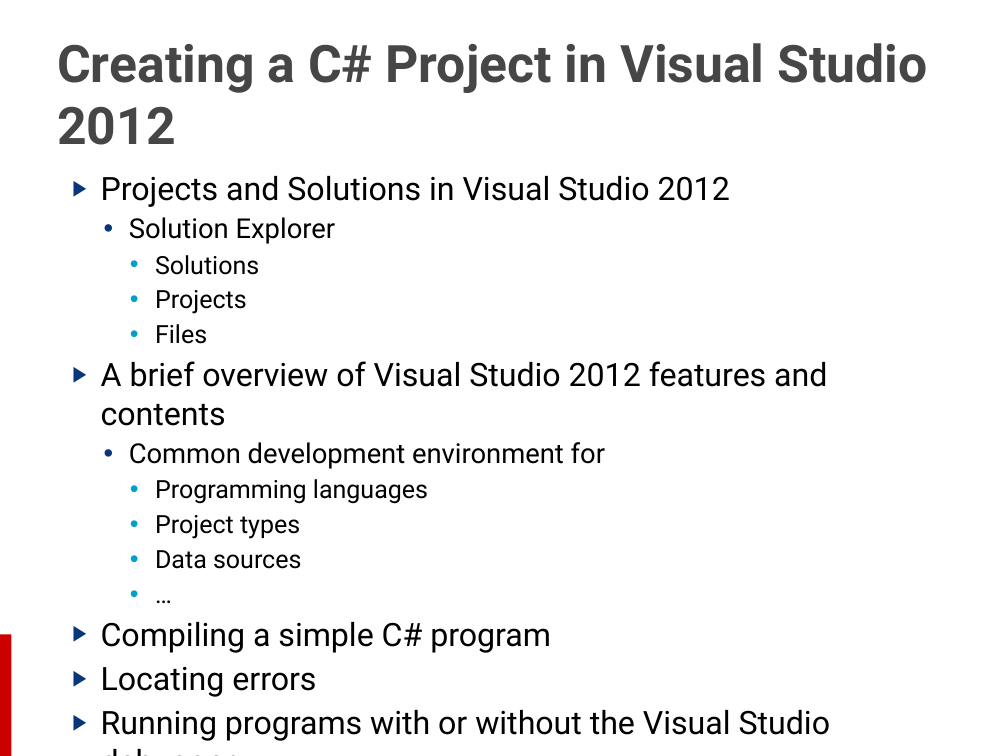
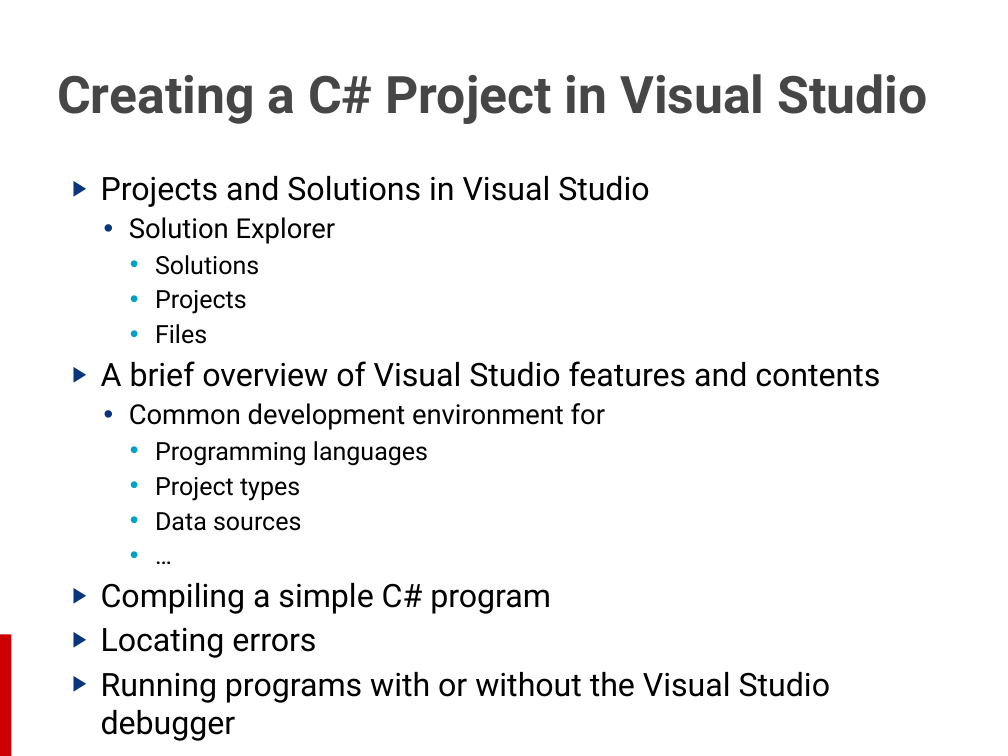
Before and after one commit to martinesmann/cs-70-483, a slide deck: slide 12 of Modules/Module 01 - Introduction to C#, .NET and VS/01 - Introduction to C#, .NET and VS.pptx (slide 16 before the commit). Drawn at 1008x756 pixels with LibreOffice and Linux fonts; fonts in the diff are those of the drawing; background and template pictures are left out. Boxes give left, top, right and bottom in pixels: in the first picture for what was removed or moved away, otherwise in the second. Text is boxed around its words. In the diff, an @@ line names an element or a change of style, - is before the commit and + after.

```diff
--- a/Modules/Module 01 - Introduction to C#, .NET and VS/01 - Introduction to C#, .NET and VS.pptx
+++ b/Modules/Module 01 - Introduction to C#, .NET and VS/01 - Introduction to C#, .NET and VS.pptx
@@ title at (x1=57, y1=74, x2=928, y2=124): text changed @@
-Creating a C# Project in Visual Studio 2012
+Creating a C# Project in Visual Studio
@@ text at (x1=101, y1=176, x2=649, y2=207): text changed @@
-▶ Projects and Solutions in Visual Studio 2012
+▶ Projects and Solutions in Visual Studio
@@ text at (x1=101, y1=361, x2=880, y2=387): text changed @@
-▶ A brief overview of Visual Studio 2012 features and contents
+▶ A brief overview of Visual Studio features and contents
```
Also in this commit, not shown: 9 other slides changed, 5 slides removed, 5 other files.
